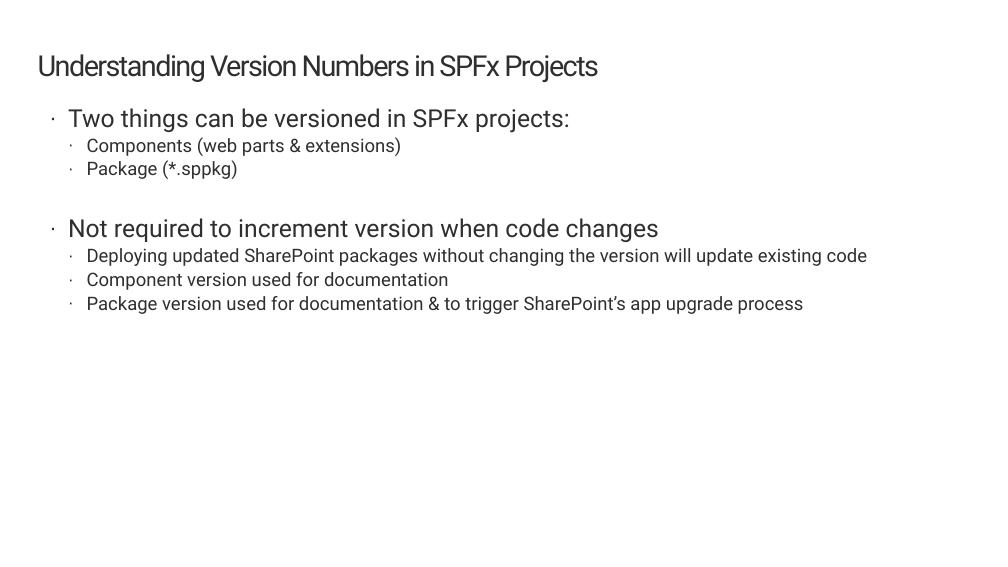
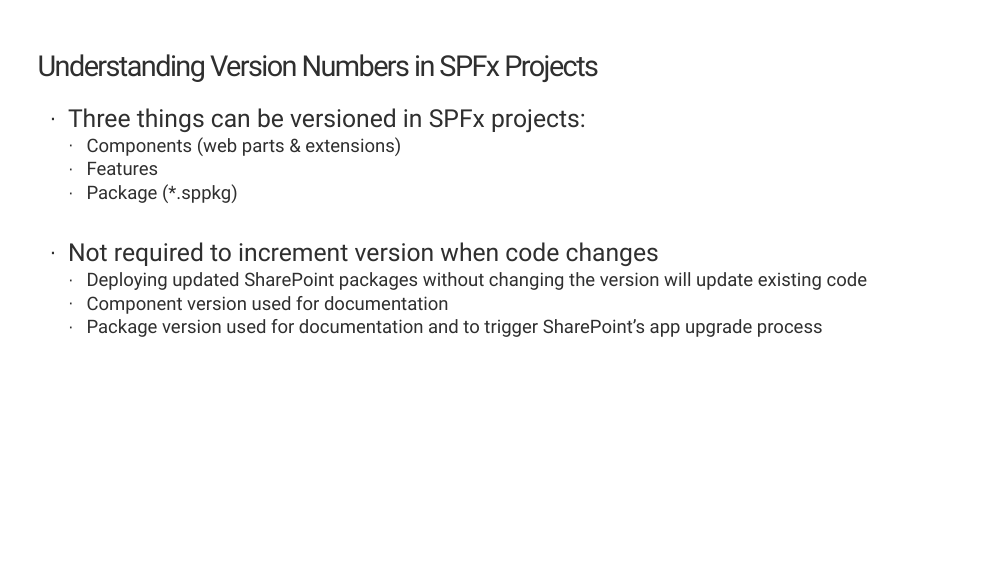
Before and after one commit to raidenwilliams86/deployment-sp-dev-training-spfx-sharepoint-dev, a slide deck: slide 3 of 03-versions.pptx. Drawn at 1008x567 pixels with LibreOffice and Linux fonts; fonts in the diff are those of the drawing; background and template pictures are left out. Boxes give left, top, right and bottom in pixels: in the first picture for what was removed or moved away, otherwise in the second. Text is boxed around its words. In the diff, an @@ line names an element or a change of style, - is before the commit and + after.

```diff
--- a/03-versions.pptx
+++ b/03-versions.pptx
@@ text at box(68, 108, 586, 133): text changed @@
-· Two things can be versioned in SPFx projects:
+· Three things can be versioned in SPFx projects:
@@ text at box(87, 162, 159, 175): paragraph added @@
+  · Features
@@ text at box(87, 319, 823, 337): text changed @@
-  · Package version used for documentation & to trigger SharePoint’s app upgrade process
+  · Package version used for documentation and to trigger SharePoint’s app upgrade process
```
Also in this commit, not shown: 3 other slides changed, 46 other files.
